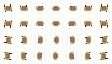
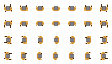
Comparing the layer stacks of the two 112×64 images. Changes:
painted on "down1.png copy #1" over (68, 6, 77, 11)
